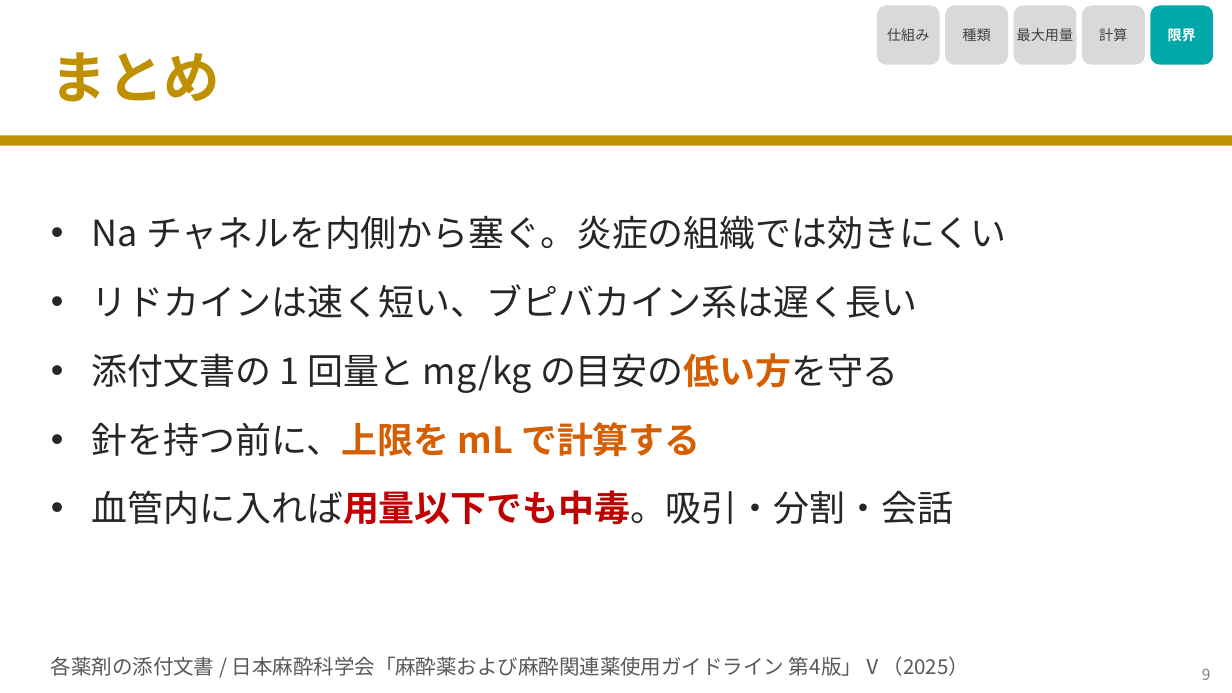
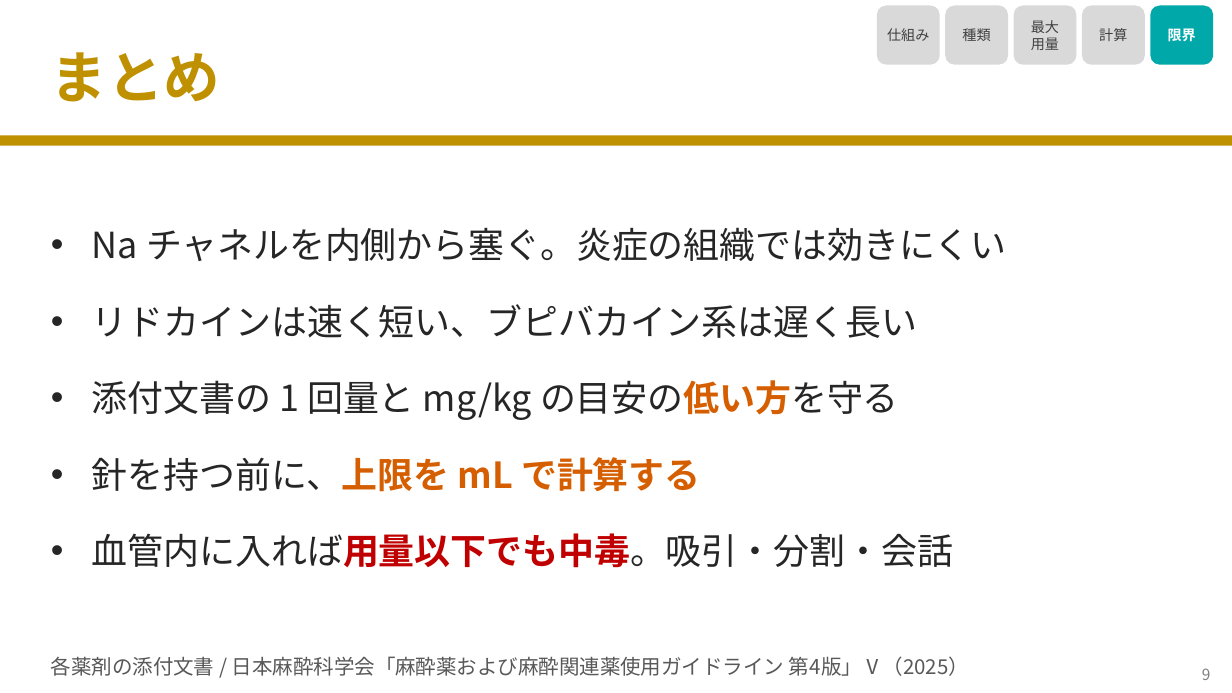
Before and after one commit to nobumitsu-3141/Anes-lecture, a slide deck: slide 10 of slides/3-11_local_anesthetics/3-11_local_anesthetics.pptx. Drawn at 1232x693 pixels with LibreOffice and Linux fonts; fonts in the diff are those of the drawing. Boxes give left, top, right and bottom in pixels: in the first picture for what was removed or moved away, otherwise in the second. Text is boxed around its words. In the diff, an @@ line names an element or a change of style, - is before the commit and + after.

```diff
--- a/slides/3-11_local_anesthetics/3-11_local_anesthetics.pptx
+++ b/slides/3-11_local_anesthetics/3-11_local_anesthetics.pptx
@@ text in rounded rectangle at [1031, 20, 1059, 50]: text changed @@
-最大用量
+最大
+用量
@@ text "Na チャネルを内側から塞ぐ。炎症の組織では効きにくい": place and size @@
-text "Na チャネルを内側から塞ぐ。炎症の組織では効きにくい" at [92, 215, 1006, 525]
+text "Na チャネルを内側から塞ぐ。炎症の組織では効きにくい" at [92, 227, 1006, 568]
@@ text "Na チャネルを内側から塞ぐ。炎症の組織では効きにくい" at [92, 227, 1006, 568]: more space between paragraphs; vertical alignment top to middle @@
```
Also in this commit, not shown: 8 other slides changed, 7 other files.
